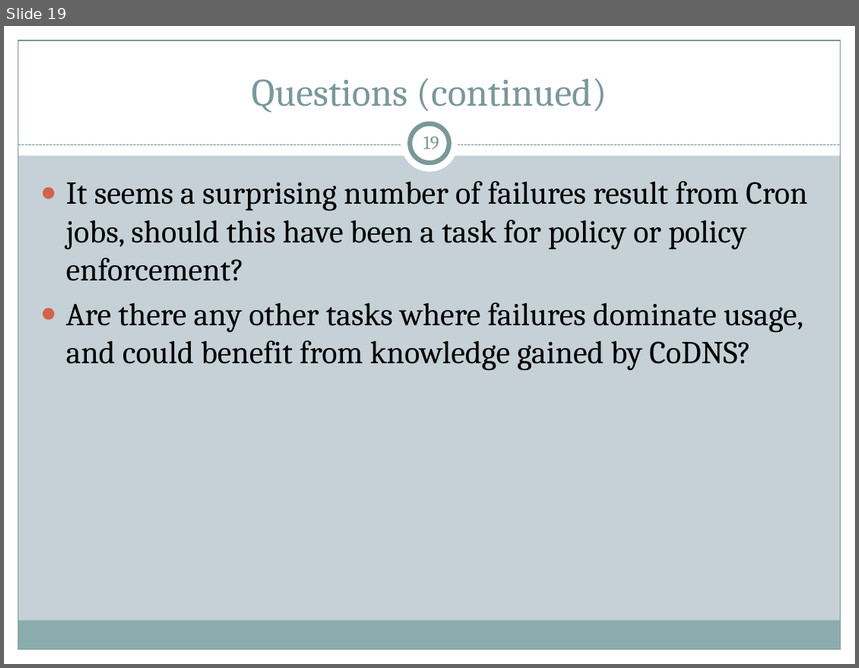
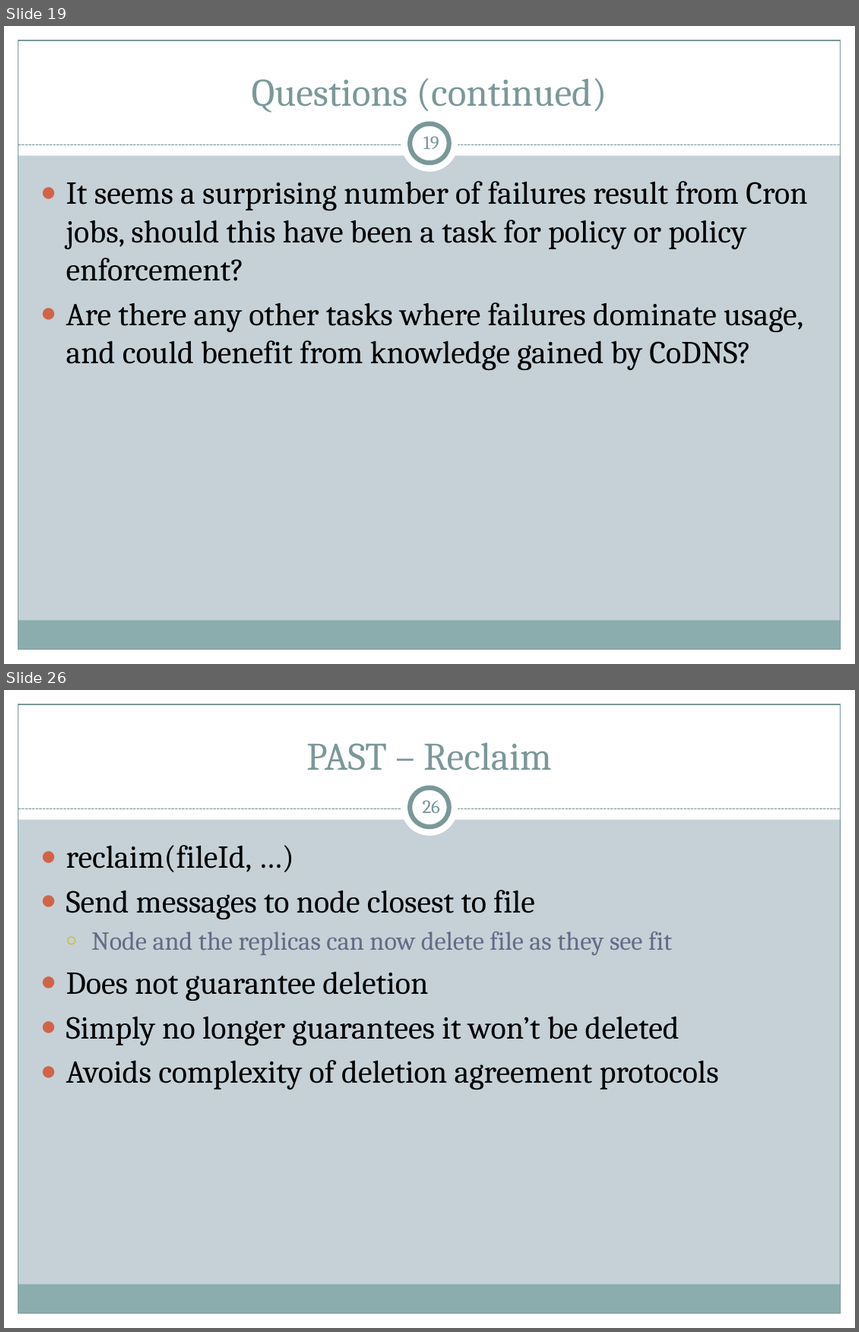
Before and after one commit to cs525-koala/documents, a slide deck: p2p/P2P Apps.pptx. Shown one above the other, each under a label of ours: slide 19 before the commit, slides 19 and 26 after it; the slides between them are not shown. The pictures are 859x668 and 859x1332 pixels, drawn with LibreOffice and Linux fonts; fonts in the diff are those of the drawing. Boxes give left, top, right and bottom in pixels: in the first picture for what was removed or moved away, otherwise in the second. Text is boxed around its words. In the diff, an @@ line names an element or a change of style, - is before the commit and + after.

Commit message:
presentation: work on migrating PAST slides over; add pastry review

```diff
--- a/p2p/P2P Apps.pptx
+++ b/p2p/P2P Apps.pptx
@@ slide 26 added at box(4, 690, 855, 1328), background #C5D1D7; not listed: 9 template elements that a slide beside it also shows @@
@@ title added at box(306, 742, 552, 771), 33 pt, text #7C999A @@
+PAST – Reclaim
@@ page number added at box(423, 800, 440, 813), 16 pt, text #7C999A @@
+26
@@ text added at box(66, 845, 719, 1090), 27 pt, text #000000 @@
+● reclaim(fileId, …)
+● Send messages to node closest to file
+  ○ Node and the replicas can now delete file as they see fit
+● Does not guarantee deletion
+● Simply no longer guarantees it won’t be deleted
+● Avoids complexity of deletion agreement protocols
```
Also in this commit, not shown: 8 other slides added.
